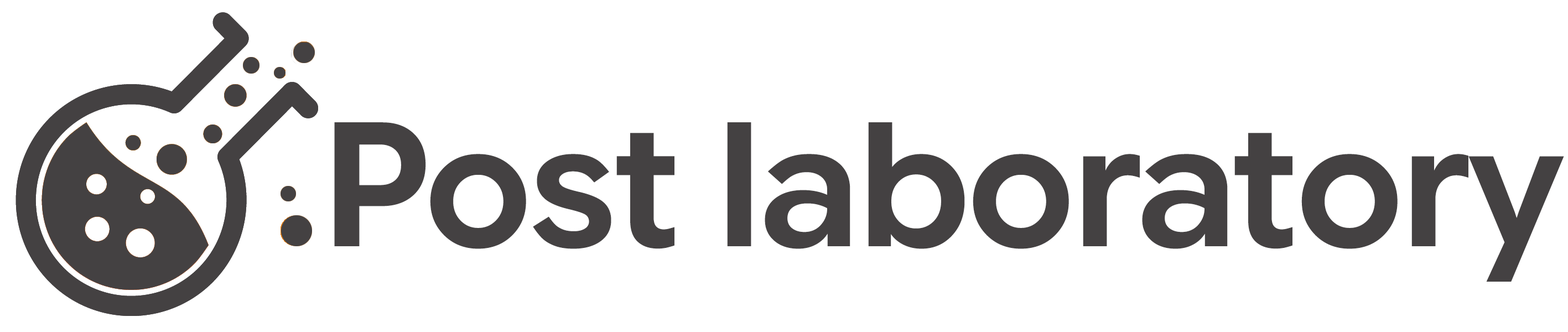
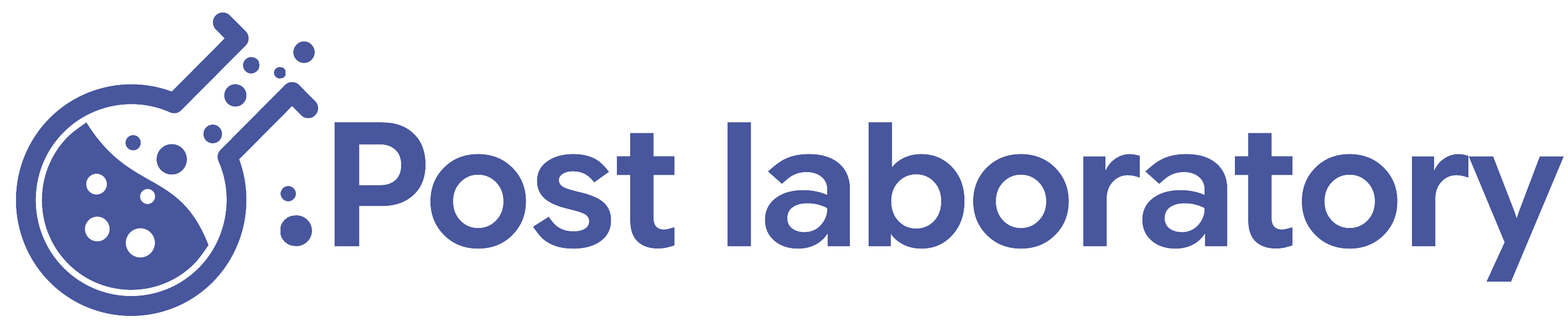
Comparing the layer stacks of the two 1568 x 332 images. Changes:
hid "Capa 6" over [15, 12, 319, 316]
added layer "Relleno de color 1 copia" above "Post laboratory" over [15, 12, 1565, 316]
added layer "Relleno de color 1" above "Capa 8" over [15, 12, 1565, 316]
hid "Capa 9" over [15, 12, 319, 316]
hid "Capa 2" over [15, 12, 1565, 316]